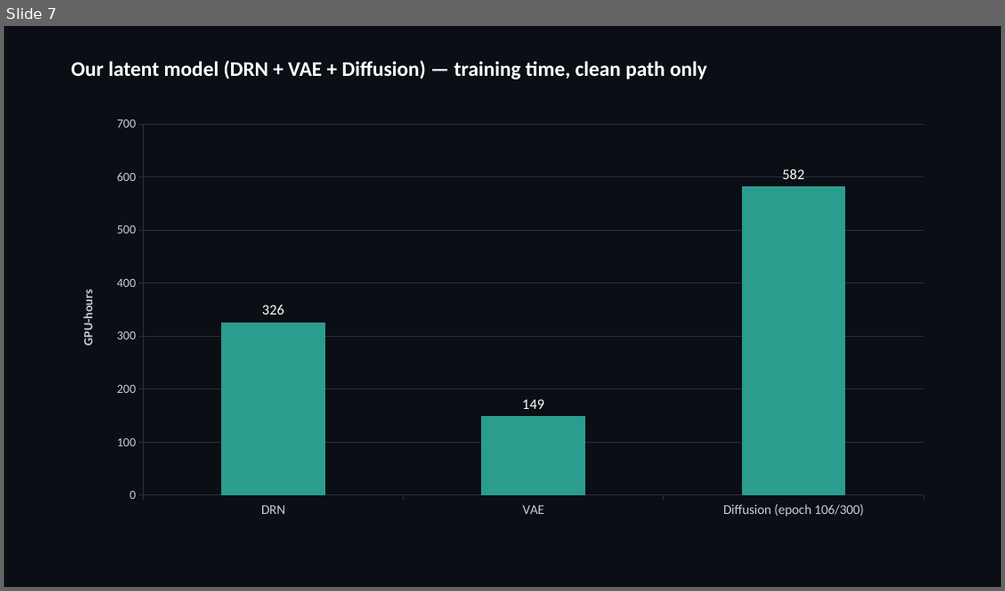
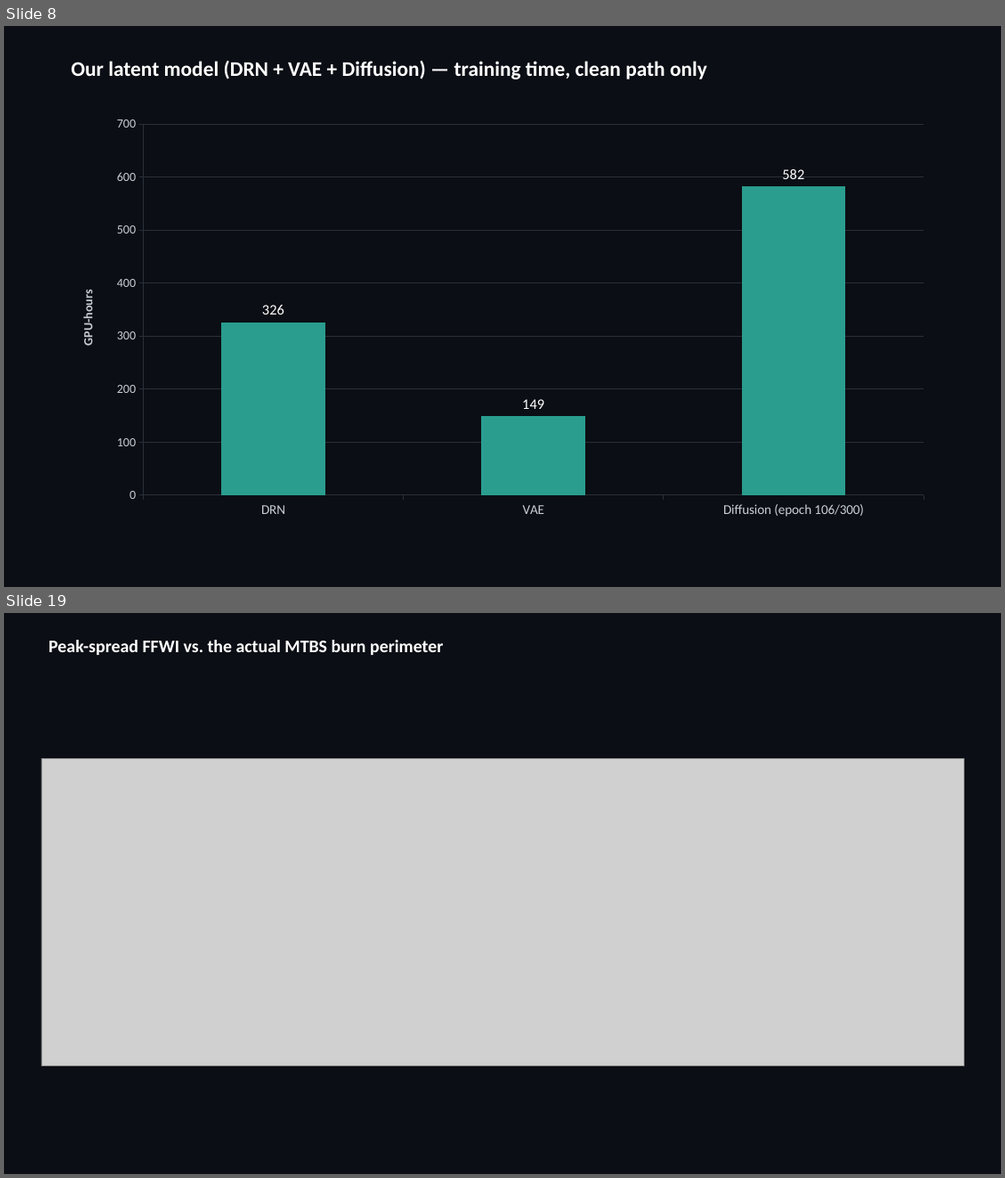
Before and after one commit to milhud/diffusion_downscaling_model, a slide deck: results/corrdiff_comparison/corrdiff_benchmark_slides.pptx. Shown one above the other, each under a label of ours: slide 7 before the commit, slides 8 and 19 after it; the slides between them are not shown. The pictures are 1005x591 and 1005x1178 pixels, drawn with LibreOffice and Linux fonts; fonts in the diff are those of the drawing; grey boxes stand for pictures. Boxes give left, top, right and bottom in pixels: in the first picture for what was removed or moved away, otherwise in the second. Text is boxed around its words. In the diff, an @@ line names an element or a change of style, - is before the commit and + after.

```diff
--- a/results/corrdiff_comparison/corrdiff_benchmark_slides.pptx
+++ b/results/corrdiff_comparison/corrdiff_benchmark_slides.pptx
@@ slide 19 added at box(4, 613, 1001, 1174), background #0B0E14 @@
@@ text added at box(48, 640, 443, 655), 17 pt, text #FFFFFF, bold @@
+Peak-spread FFWI vs. the actual MTBS burn perimeter
@@ picture added at box(41, 758, 963, 1065) @@
@@ what was slide 7 is now slide 8 @@
```
Also in this commit, not shown: 18 other slides added, 11 slides removed, 25 other files.
